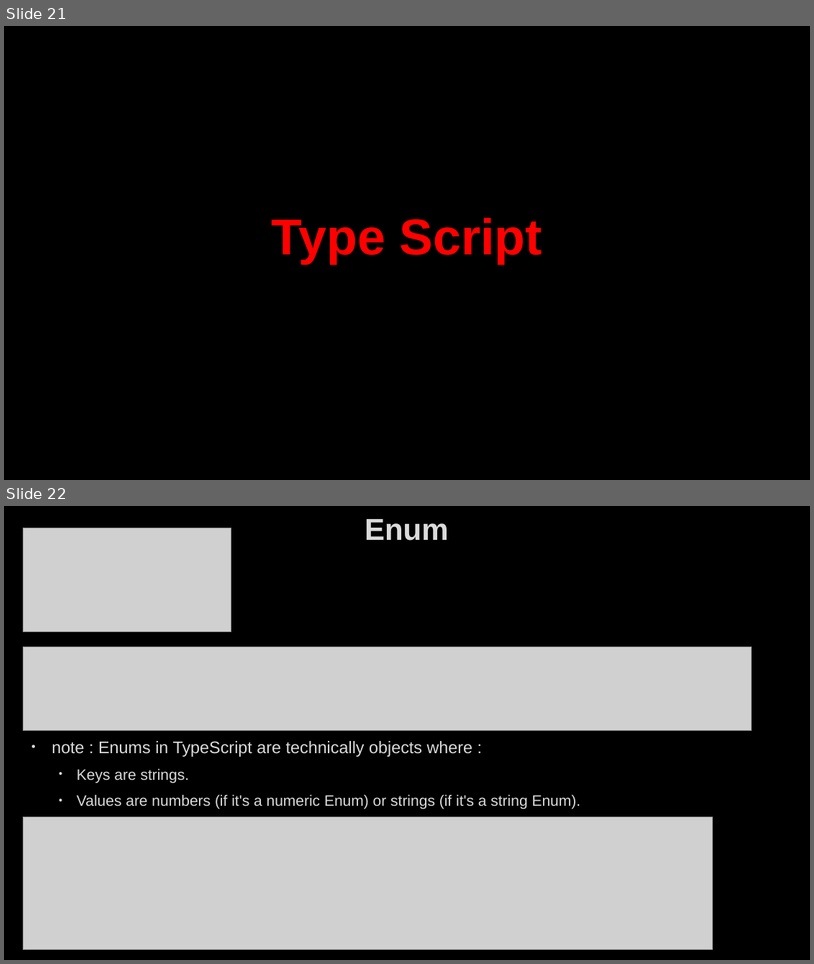
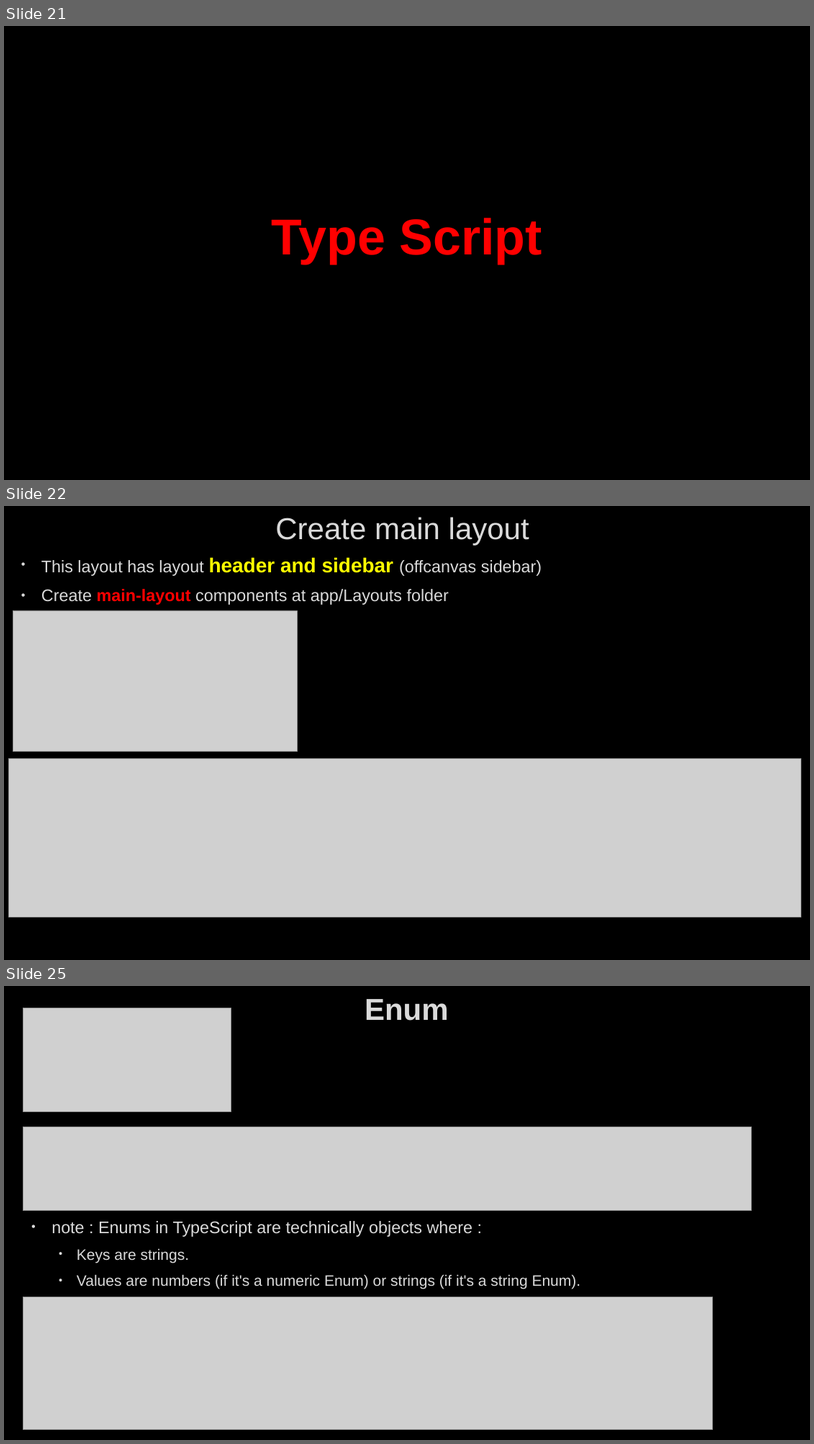
Before and after one commit to AhmedMohamedSamir1/Summary, a slide deck: Angular & type script/Angular.pptx. Shown one above the other, each under a label of ours: slides 21 and 22 before the commit, slides 21, 22 and 25 after it; the slides between them are not shown. The pictures are 814x964 and 814x1444 pixels, drawn with LibreOffice and Linux fonts; fonts in the diff are those of the drawing; grey boxes stand for pictures; background and template pictures are left out. Boxes give left, top, right and bottom in pixels: in the first picture for what was removed or moved away, otherwise in the second. Text is boxed around its words. In the diff, an @@ line names an element or a change of style, - is before the commit and + after.

Commit message:
2026-02-11 11:00:00 PM

```diff
--- a/Angular & type script/Angular.pptx
+++ b/Angular & type script/Angular.pptx
@@ slide 22 added at [4,506,810,960], background picture (left out) @@
@@ title added at [275,517,530,546], 36 pt, text #DADADA @@
+Create main layout
@@ text added at [41,557,542,605], 20 pt, text #DADADA @@
+• This layout has layout header and sidebar (offcanvas sidebar)
+• Create main-layout components at app/Layouts folder
@@ picture added at [13,610,298,751] @@
@@ picture added at [8,759,802,917] @@
@@ what was slide 22 is now slide 25 @@
```
Also in this commit, not shown: 2 other slides added.
